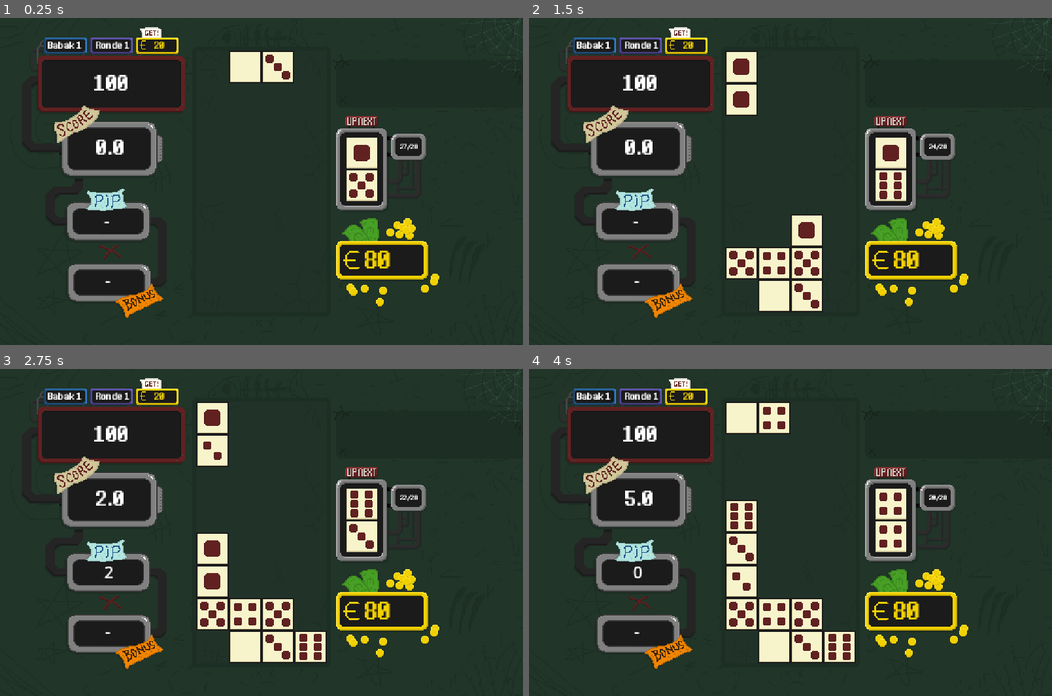
Above: before the commit, frames 1-4 (two rows, left to right).
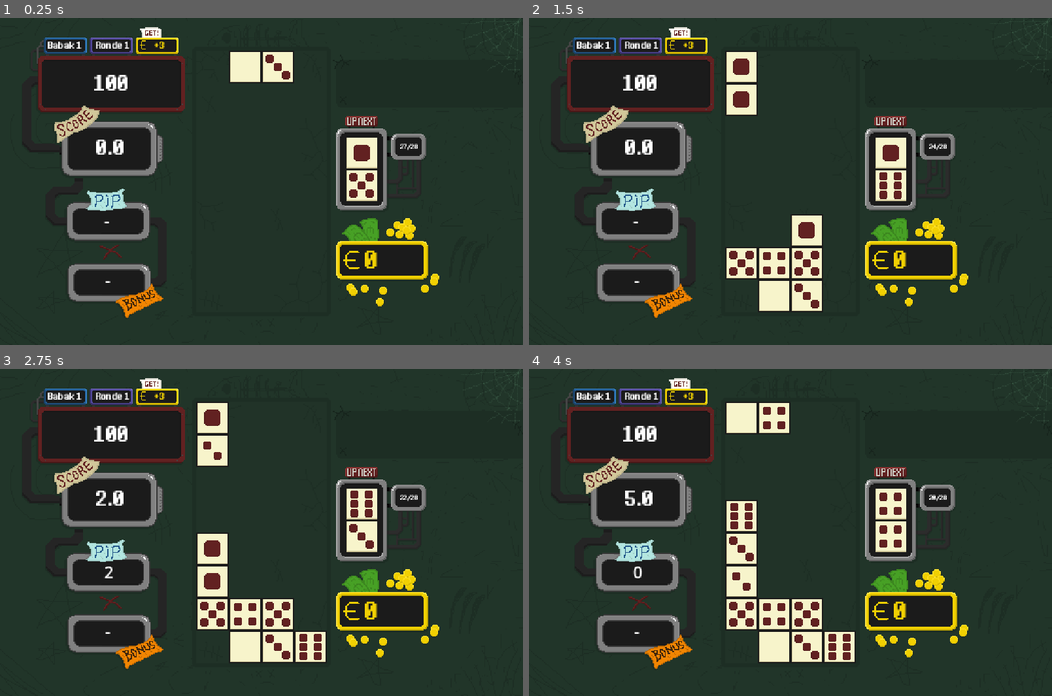
Above: after the commit, the same moments.

Repository: dreadnought24-rgb/dampati
Game: Godot game, scene res://main.tscn
Same seed, same stepped clock (60 frames per second), same inputs: the game is played once before the commit and once after it. Before the commit the project has no main scene; this scene is started directly in both runs.
Inputs:
- Up to frame 1 (0.25 s): no input
- Up to frame 2 (1.5 s): tap Enter (ui_accept) at 0.5, 0.77, 1.25 s; hold Right (ui_right) 0.53-1.28 s; tap Z (rotate) at 0.6, 1.35 s; hold Left (ui_left) from 1.28 s (still down)
- Up to frame 3 (2.75 s): tap Enter (ui_accept) at 1.52, 2 s; release Left (ui_left) at 2.03 s; hold Right (ui_right) from 2.03 s (still down); tap Z (rotate) at 2.1 s
- Up to frame 4 (4 s): release Right (ui_right) at 2.78 s; hold Up (ui_up) 2.78-3.53 s; tap Z (rotate) at 2.85, 3.6 s; tap Enter (ui_accept) at 3.02, 3.77 s; hold Left (ui_left) from 3.53 s (still down)

The runs differ from the first frame. In frame 1, 0.2% of the frame differs, in the area x 29-75%, y 7-77%; in frame 2, 0.2%; in frame 3, 0.2%; in frame 4, 0.2%.

Commit message:
Koin done

Diff:
--- a/main.gd
+++ b/main.gd
@@ -27,6 +27,8 @@
 @onready var chip_container: HBoxContainer = $CanvasLayer/ChipContainer
 @onready var total_kartu_label: Label = $CanvasLayer/TotalKartu
 @onready var base_label: Label = $CanvasLayer/Base  # atau $Base sesuai nama node di Scene Tree
+@onready var koin_label: Label = $CanvasLayer/koin
+@onready var getkoin_label : Label = $CanvasLayer/GetKoin
 
 var grid_data: Array = []
 var grid_nodes: Array = []
@@ -34,6 +36,8 @@
 var deck: Array = []
 var score: float = 0.0
 var combo_multiplier: int = 1   # ganti dari chain_value_streak dictionary
+var koin: int = 0
+var getkoin: int = 0
 
 var current_piece: Node2D = null
 var current_col: int = 0
@@ -59,6 +63,9 @@
 	update_score_label()
 	update_limit_score_ui()
 
+	update_limit_score_ui()
+	update_koin_ui()
+	update_getkoin_ui()
 	# 1. Load Chip Zero
 	#var zero_chip = load("res://chip_power/chip_zero.tres")
 	#if zero_chip:
@@ -563,6 +570,7 @@
 	game_over_layer.visible = false
 	set_process(true)
 	$Timer.start()
+	update_getkoin_ui()
 	spawn_piece()
 
 #func _draw() -> void:
@@ -579,6 +587,7 @@
 
 func update_score_label() -> void:
 	score_label.text = str(score)
+
 
 func build_deck() -> void:
 	deck.clear()
@@ -601,9 +610,16 @@
 func advance_round() -> void:
 	print("Ronde lolos! Skor: ", score, " / Limit: ", get_round_score_limit())
 
+	# --- TAMBAHKAN KOIN DI SINI ---
+	var reward := get_round_koin_reward()
+	koin += reward
+	getkoin = reward
+	update_koin_ui()
+	print("Dapat koin: +", reward, " | Total koin: ", koin)
+	# ------------------------------
+
 	if is_boss_round():
 		print("[Placeholder] Ini seharusnya boss battle, tapi belum diimplementasi. Lanjut normal dulu.")
-		# TODO: nanti panggil fungsi boss battle di sini, sebelum lanjut ke ronde berikutnya
 
 	current_round += 1
 	if current_round > 4:
@@ -623,6 +639,7 @@
 	update_round_label()
 	update_limit_score_ui()
 	reset_total_kartu()
+	update_getkoin_ui()  # update preview untuk ronde berikutnya
 	spawn_piece()
 
 
@@ -760,3 +777,21 @@
 	# sehingga kode di bawah ini diputus/diabaikan untuk gerakan lama.
 	if base_reset_timer and base_reset_timer.time_left <= 0:
 		base_label.text = "0"
+
+# zzz
+# Reward dasar per posisi ronde dalam 1 babak (index 0 = ronde 1, dst; index 3 = ronde 4/boss)
+const ROUND_KOIN_REWARDS := [3, 5, 7, 10]
+
+# Menghitung berapa koin yang akan didapat jika menang ronde SAAT INI
+func get_round_koin_reward() -> int:
+	var base_reward: int = ROUND_KOIN_REWARDS[current_round - 1]
+	var bonus: int = int(koin / 5)  # setiap 5 koin yang dimiliki, +1 gold bonus
+	return base_reward + bonus
+
+func update_koin_ui() -> void:
+	if koin_label:
+		koin_label.text = str(koin)
+
+func update_getkoin_ui() -> void:
+	if getkoin_label:
+		getkoin_label.text = "+" + str(get_round_koin_reward())
--- a/main.tscn
+++ b/main.tscn
@@ -102,7 +102,7 @@
 theme_override_colors/font_color = Color(0.94509804, 0.8156863, 0.007843138, 1)
 theme_override_fonts/font = ExtResource("4_lquwl")
 theme_override_font_sizes/font_size = 9
-text = "20"
+text = "3"
 
 [node name="koin" type="Label" parent="CanvasLayer" unique_id=1785471678]
 offset_left = 357.0
@@ -113,7 +113,7 @@
 theme_override_colors/font_color = Color(0.94509804, 0.8156863, 0.007843138, 1)
 theme_override_fonts/font = ExtResource("4_lquwl")
 theme_override_font_sizes/font_size = 23
-text = "80"
+text = "0"
 
 [node name="NextPieceContainer" type="Node2D" parent="CanvasLayer" unique_id=1364226525]
 position = Vector2(338, 116)
--- a/project.godot
+++ b/project.godot
@@ -11,6 +11,7 @@
 [application]
 
 config/name="Dampati"
+run/main_scene="uid://c6woh4xrtrjkq"
 config/features=PackedStringArray("4.7", "Forward Plus")
 config/icon="res://icon.svg"
 
Not shown, added: assets/bg_file/bg_main_menu.png.import
Not shown, added: assets/sprites/buttons/exit-active.png.import
Not shown, added: assets/sprites/buttons/exit-base.png.import
Not shown, added: assets/sprites/buttons/exit-hovered.png.import
Not shown, added: assets/sprites/buttons/menu-active.png.import
Not shown, added: assets/sprites/buttons/menu-base.png.import
Not shown, added: assets/sprites/buttons/menu-hovered.png.import
Not shown, added: assets/sprites/buttons/nextRound-active.png.import
Not shown, added: assets/sprites/buttons/nextRound-base.png.import
Not shown, added: assets/sprites/buttons/nextRound-hovered.png.import
Not shown, added: assets/sprites/buttons/play-active.png.import
Not shown, added: assets/sprites/buttons/play-base.png.import
(and 9 more such lines)
